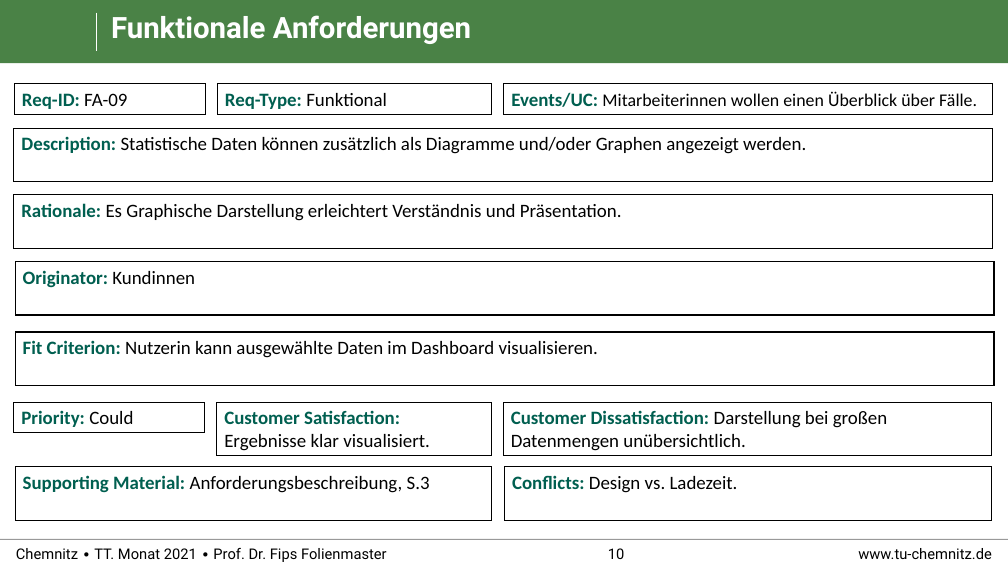
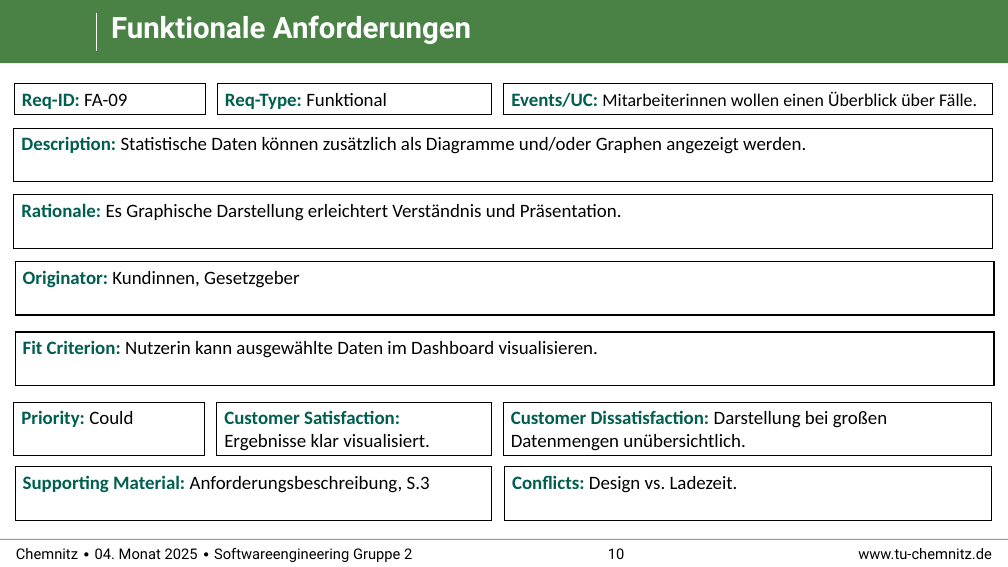
Before and after one commit to RealBiggerBo/Softwaretechnik, a slide deck: slide 10 of SnowCards_Requirements.pptx. Drawn at 1008x567 pixels with LibreOffice and Linux fonts; fonts in the diff are those of the drawing; background and template pictures are left out. Boxes give left, top, right and bottom in pixels: in the first picture for what was removed or moved away, otherwise in the second. Text is boxed around its words. In the diff, an @@ line names an element or a change of style, - is before the commit and + after.

```diff
--- a/SnowCards_Requirements.pptx
+++ b/SnowCards_Requirements.pptx
@@ text in rectangle at (23,270,300,288): text changed; text colour #005F50 to #000000; bold off @@
-Originator: Kundinnen
+Originator: Kundinnen, Gesetzgeber
@@ rectangle "Priority: Could": place and size @@
-rectangle "Priority: Could" at (14,402,205,433)
+rectangle "Priority: Could" at (14,402,205,456)
@@ text at (16,548,412,562): text changed @@
-Chemnitz ∙ TT. Monat 2021 ∙ Prof. Dr. Fips Folienmaster
+Chemnitz ∙ 04. Monat 2025 ∙ Softwareengineering Gruppe 2
```
Also in this commit, not shown: 28 other slides changed.
